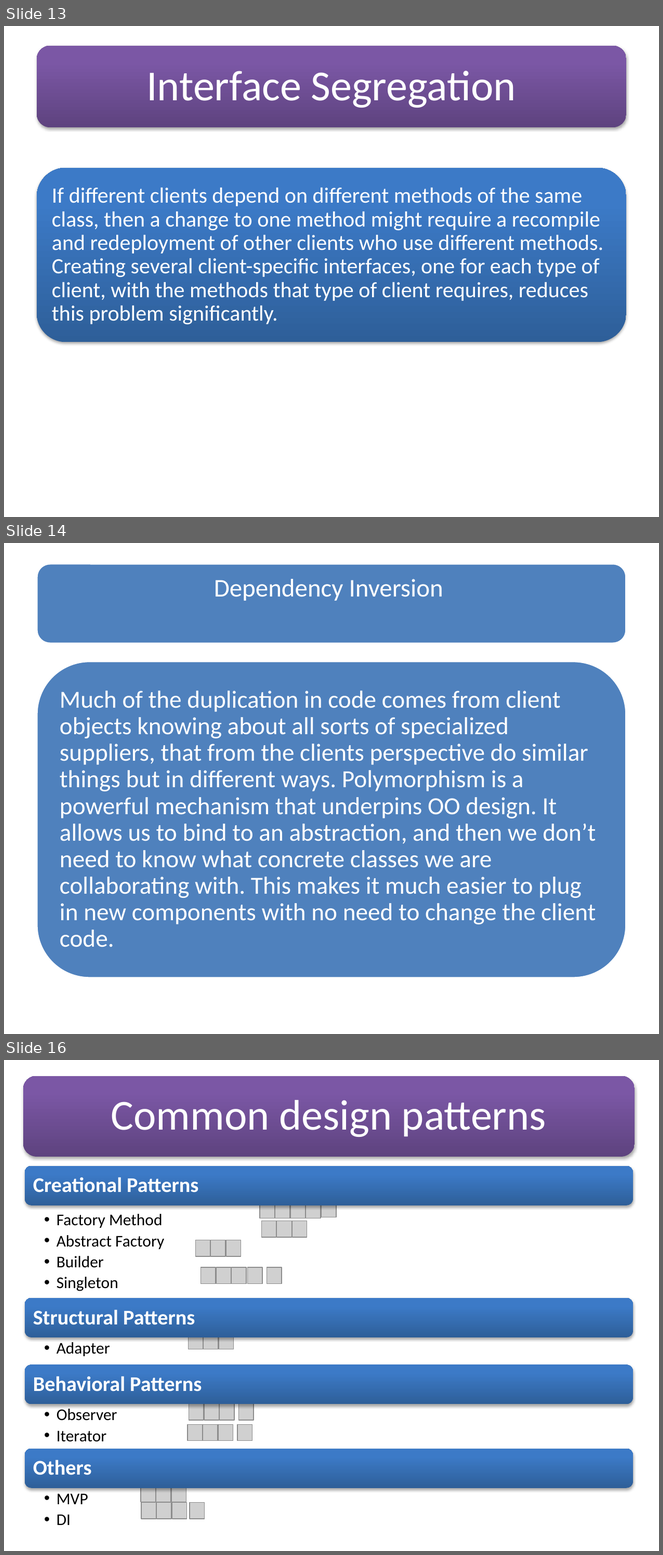
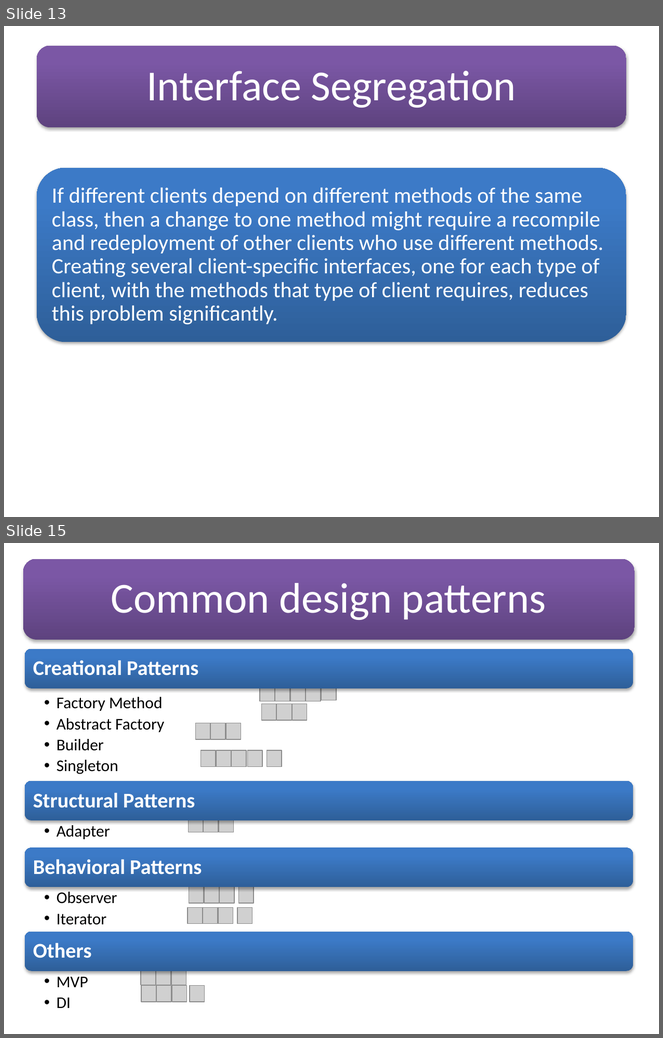
Before and after one commit to soyebparvez/DesignPatternData, a slide deck: Design Principle.pptx. Shown one above the other, each under a label of ours: slides 13, 14 and 16 before the commit, slides 13 and 15 after it; the slides between them are not shown. The pictures are 663x1555 and 663x1038 pixels, drawn with LibreOffice and Linux fonts; fonts in the diff are those of the drawing; grey boxes stand for pictures. Boxes give left, top, right and bottom in pixels: in the first picture for what was removed or moved away, otherwise in the second. Text is boxed around its words. In the diff, an @@ line names an element or a change of style, - is before the commit and + after.

```diff
--- a/Design Principle.pptx
+++ b/Design Principle.pptx
@@ slide 14 removed at <box>4,543,659,1034</box>, background #FFFFFF @@
@@ rounded rectangle removed at <box>37,564,626,644</box> @@
@@ text removed at <box>214,579,443,601</box> @@
-Dependency Inversion
@@ rounded rectangle removed at <box>37,662,626,979</box> @@
@@ text removed at <box>60,691,596,948</box> @@
-Much of the duplication in code comes from client objects knowing about all sorts of specialized suppliers, that from the clients perspective do similar things but in different ways. Polymorphism is a powerful mechanism that underpins OO design. It allows us to bind to an abstraction, and then we don’t need to know what concrete classes we are collaborating with. This makes it much easier to plug in new components with no need to change the client code.
@@ what was slide 16 is now slide 15 @@
```
Also in this commit, not shown: 3 slides changed, 3 slides added, 3 other slides removed.
